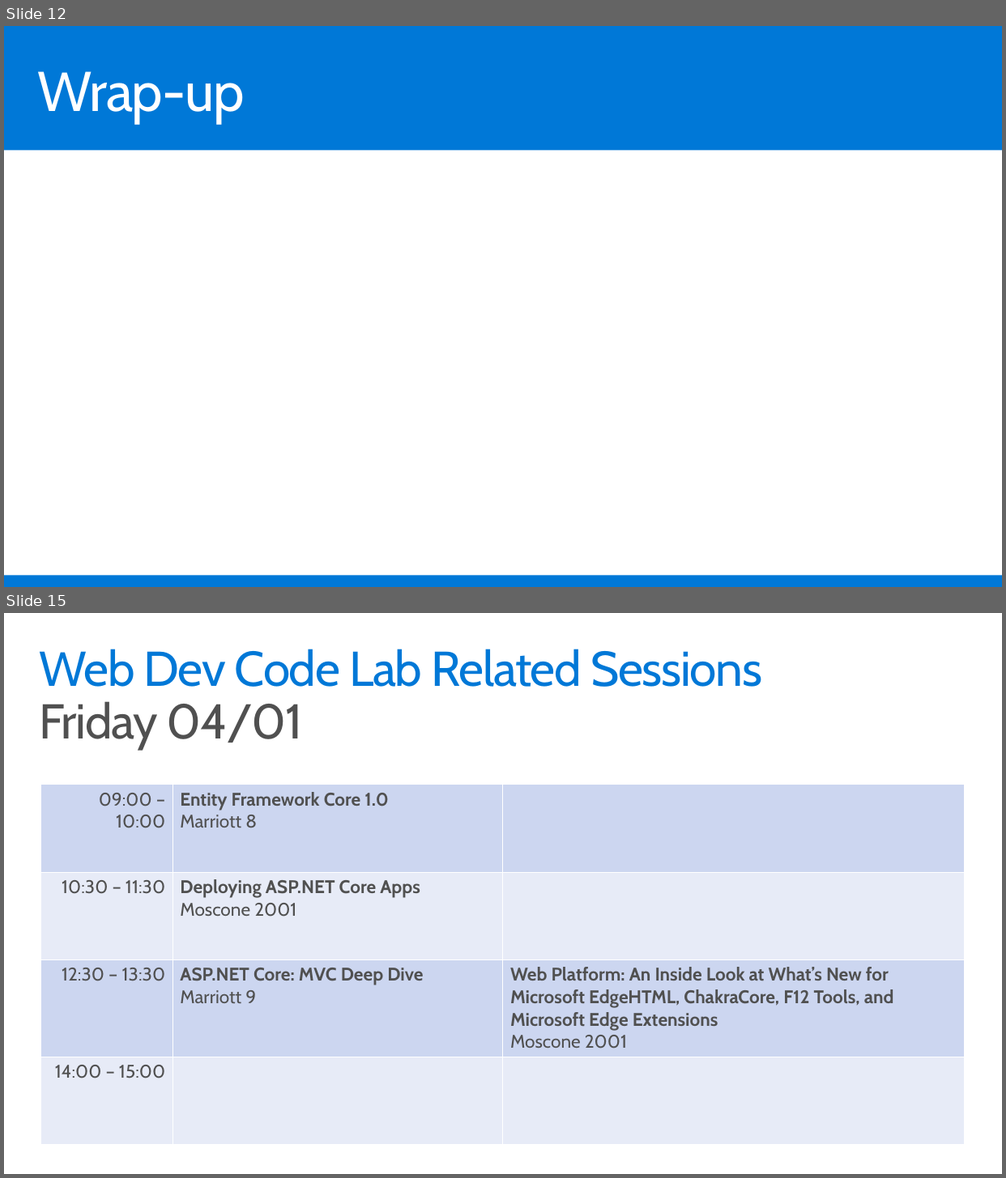
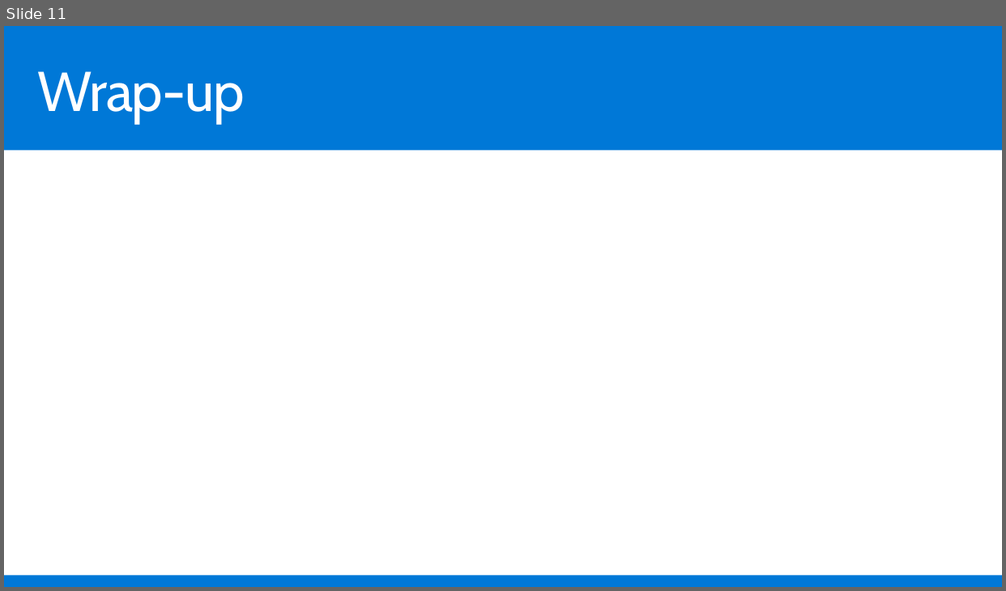
Before and after one commit to csharpfritz/Workshop-PublishAspNetCore, a slide deck: Slides/PublishAspNetCore.pptx. Shown one above the other, each under a label of ours: slides 12 and 15 before the commit, slide 11 after it; the slides between them are not shown. The pictures are 1006x1178 and 1006x591 pixels, drawn with LibreOffice and Linux fonts; fonts in the diff are those of the drawing; background and template pictures are left out. Boxes give left, top, right and bottom in pixels: in the first picture for what was removed or moved away, otherwise in the second. Text is boxed around its words. In the diff, an @@ line names an element or a change of style, - is before the commit and + after.

```diff
--- a/Slides/PublishAspNetCore.pptx
+++ b/Slides/PublishAspNetCore.pptx
@@ slide 15 removed at <box>4,613,1002,1174</box>, background #FFFFFF @@
@@ title removed at <box>39,649,762,750</box> @@
-Web Dev Code Lab Related Sessions
-Friday 04/01
@@ table removed at <box>40,785,965,1144</box>, 4 rows, 3 columns @@
-09:00 – 10:00 | Entity Framework Core 1.0 / Marriott 8 | 
-10:30 – 11:30 | Deploying ASP.NET Core Apps / Moscone 2001 | 
-12:30 – 13:30 | ASP.NET Core: MVC Deep Dive / Marriott 9 | Web Platform: An Inside Look at What’s New for Microsoft EdgeHTML, ChakraCore, F12 Tools, and Microsoft Edge Extensions / Moscone 2001
-14:00 – 15:00 |  | 
@@ what was slide 12 is now slide 11 @@
```
Also in this commit, not shown: 7 slides changed, 4 other slides removed, 7 other files.
